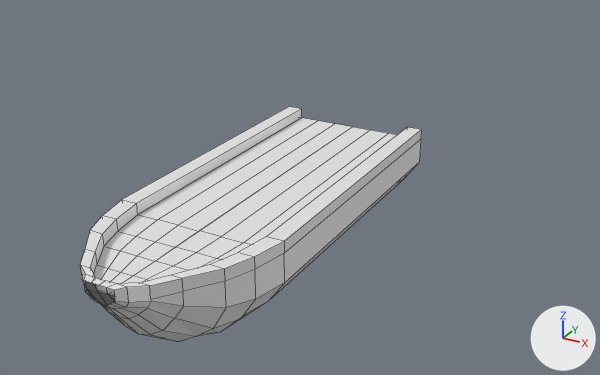
The Blender file Blender/Objects/ShipHaul.blend as it was, and as the next commit left it.
Rendered twice from a 50 mm camera at (21.7, -37.9, 19.1) aimed at (1.3, -0.9, 0.6). Every picture has the same lights, and +X, +Y and +Z are marked at lower right. Mesh edges are drawn as thin lines.
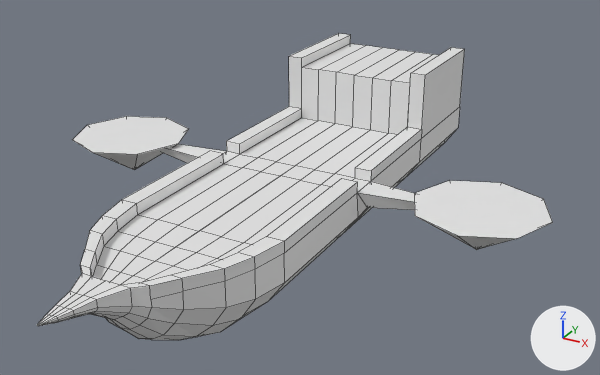
The change in detail:
me_cube_001 is used by ob_cube; location (0.0, 0.0, 0.0).
me_cube_001 had 92 vertices, 78 faces and spanned x 0.0..4.7, y -15.7..8.6, z -3.8..1.6.
me_cube_001 now has 184 vertices, 167 faces and spans x 0.0..14.8, y -19.2..15.9, z -3.8..5.1.
me_cube_001 part 1: a new loose piece, an 8-sided cone pointing to -z spanning x 7.6..14.8, y -3.5..3.7, z -1.2..1.2.
Part 2, on me_cube_001:
8 vertices are removed from x 0.0..0.8, y -15.7, z 0.7..1.6.
23 faces are deleted.
3 vertices in x 0.2..1.1, y -15.3..-14.7, z -0.4..0.3 move by (0.0, 0.0, -0.5).
3 vertices in x 0.7..2.1, y -14.7..-13.6, z -1.8..0.9 move by (0.0, 0.0, -0.3).
3 vertices in x 0.0..2.6, y -13.6, z -2.0..0.3 move by (0.0, 0.0, -0.2).
3 vertices in x 0.6..1.1, y -15.3, z 1.0..1.6 move by (0.2, 0.0, 0.0).
9 vertices move from x 0.0..3.0, y -15.3..-10.5, z -3.4..0.9 to x 0.0..3.0, y -15.3..-10.5, z -3.5..0.8.
56 vertices are added at x 0.0..10.7, y -19.2..15.9, z 0.1..1.6.
7 new vertices lie (0.0, 7.8, 0.0) away from vertices in x 0.0..4.7, y -8.6, z 1.0..1.6.
6 new vertices lie (0.0, 7.3, 0.0) away from vertices in x 0.0..4.7, y 8.6, z -3.8..1.0.
6 new vertices lie (0.0, 0.0, 3.5) away from vertices in x 0.0..4.7, y 8.6, z 1.0..1.6.
6 new vertices lie (0.0, 7.3, 0.0) away from vertices in x 0.0..4.7, y 8.6, z 4.5..5.1.
5 new vertices lie (0.0, 8.0, 0.0) away from vertices in x 0.0..4.7, y -8.6, z -3.8..-0.5.
5 new vertices lie (0.0, -7.9, 0.0) away from vertices in x 0.0..4.7, y 8.6, z -3.8..-0.5.
103 new faces join them.

Location of each change, [x1, y1, x2, y2] in pixels of the pictures (600 x 375 px):
'Cube', reshaped (51% wider, 31% taller)
    before: [80, 107, 422, 342]
    after: [37, 33, 553, 340]
part 1 of me_cube_001, added
    after: [72, 116, 553, 250]
part 2 of me_cube_001, built on
    before: [81, 107, 422, 342]
    after: [37, 33, 465, 340]
